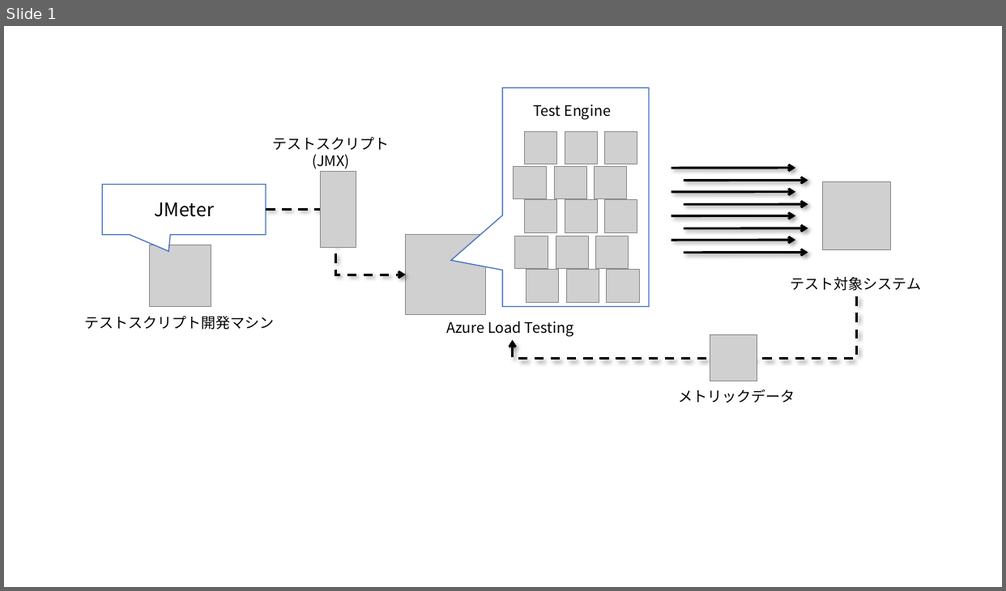
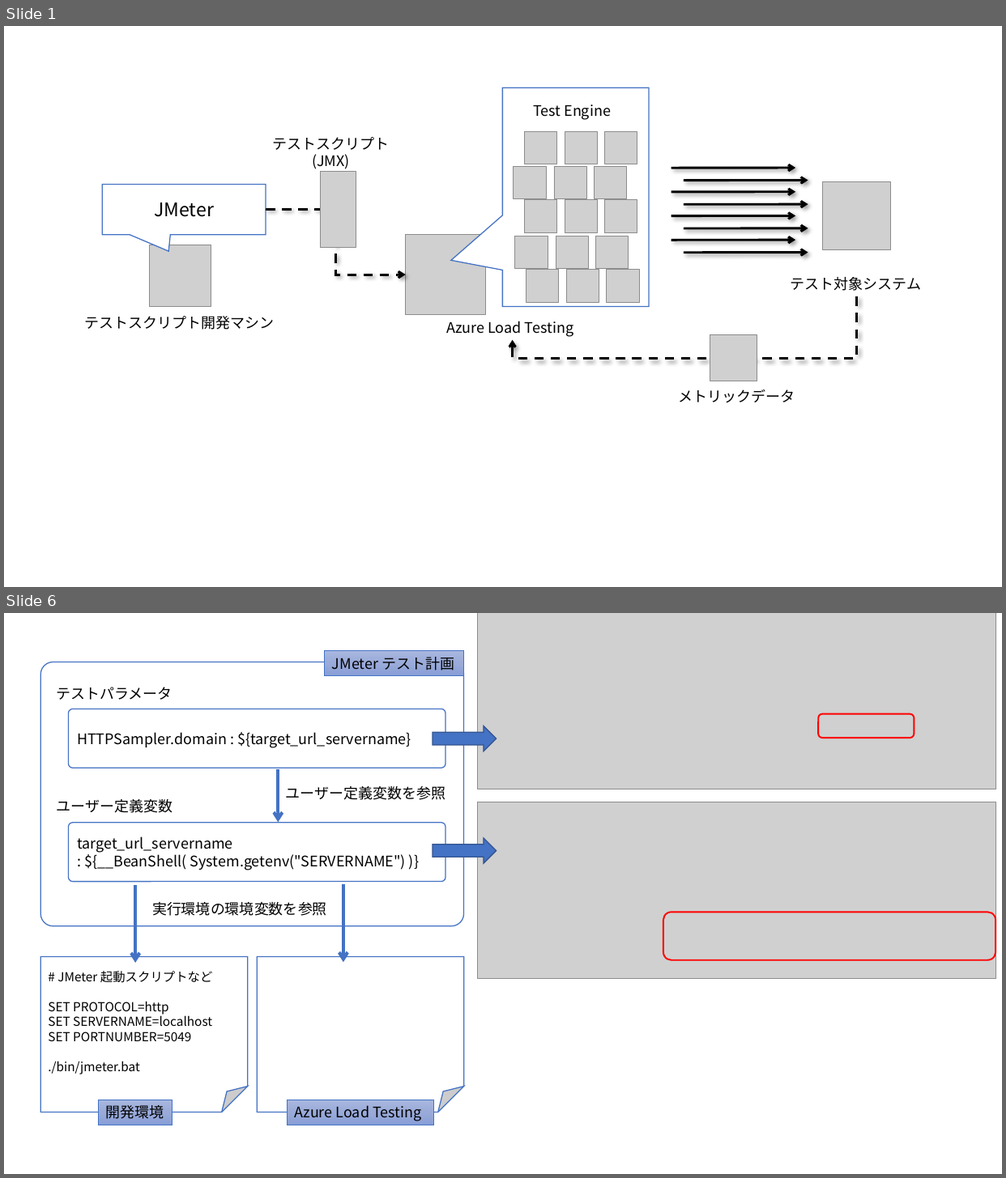
Before and after one commit to ayuina/ainaba-csa-blog, a slide deck: azure-load-testing-trial/images/figures.pptx. Shown one above the other, each under a label of ours: slide 1 before the commit, slides 1 and 6 after it; the slides between them are not shown. The pictures are 1006x591 and 1006x1178 pixels, drawn with LibreOffice and Linux fonts; fonts in the diff are those of the drawing; grey boxes stand for pictures; background and template pictures are left out. Boxes give left, top, right and bottom in pixels: in the first picture for what was removed or moved away, otherwise in the second. Text is boxed around its words. In the diff, an @@ line names an element or a change of style, - is before the commit and + after.

```diff
--- a/azure-load-testing-trial/images/figures.pptx
+++ b/azure-load-testing-trial/images/figures.pptx
@@ slide 6 added at bbox=[4, 613, 1002, 1174], background #FFFFFF @@
@@ picture added at bbox=[478, 613, 996, 790] @@
@@ rectangle added at bbox=[325, 650, 463, 676], fill gradient #A8B7DF to #9AABD9 to #889ED7, outline #4472C4 0.5 pt, 14 pt, text #000000 @@
+JMeter テスト計画
@@ rounded rectangle added at bbox=[40, 662, 463, 926], fill #FFFFFF, outline #4472C4 1 pt @@
@@ text added at bbox=[56, 687, 172, 700], 14 pt, text #000000 @@
+テストパラメータ
@@ rounded rectangle added at bbox=[68, 709, 445, 768], outline #4472C4 1 pt, 14 pt, text #000000 @@
+HTTPSampler.domain : ${target_url_servername}
@@ right arrow added at bbox=[433, 726, 496, 752], fill #4472C4, outline #325491 1 pt @@
@@ rounded rectangle added at bbox=[819, 714, 914, 738], outline #FF0000 1.5 pt @@
@@ arrow added from (278, 769) to (278, 823), #4472C4 3 pt @@
@@ text added at bbox=[56, 799, 172, 813], 14 pt, text #000000 @@
+ユーザー定義変数
@@ text added at bbox=[285, 786, 445, 800], 14 pt, text #000000 @@
+ユーザー定義変数を参照
@@ picture added at bbox=[478, 802, 996, 979] @@
@@ rounded rectangle added at bbox=[68, 823, 445, 882], outline #4472C4 1 pt, 14 pt, text #000000 @@
+target_url_servername
+: ${__BeanShell( System.getenv("SERVERNAME") )}
@@ right arrow added at bbox=[433, 838, 496, 864], fill #4472C4, outline #325491 1 pt @@
@@ arrow added from (136, 885) to (136, 964), #4472C4 3 pt @@
@@ text added at bbox=[152, 902, 327, 916], 14 pt, text #000000 @@
+実行環境の環境変数を参照
@@ arrow added from (343, 884) to (343, 963), #4472C4 3 pt @@
@@ rounded rectangle added at bbox=[663, 913, 996, 960], outline #FF0000 1.5 pt @@
@@ folded corner added at bbox=[40, 956, 247, 1112], fill #FFFFFF, outline #4472C4 1 pt, 12 pt, text #000000 @@
+# JMeter 起動スクリプトなど
+SET PROTOCOL=http
+SET SERVERNAME=localhost
+SET PORTNUMBER=5049
+./bin/jmeter.bat
@@ folded corner added at bbox=[257, 956, 463, 1112], fill #FFFFFF, outline #4472C4 1 pt @@
@@ rectangle added at bbox=[98, 1101, 172, 1126], fill gradient #A8B7DF to #9AABD9 to #889ED7, outline #4472C4 0.5 pt, 14 pt, text #000000 @@
+開発環境
@@ rectangle added at bbox=[287, 1101, 434, 1126], fill gradient #A8B7DF to #9AABD9 to #889ED7, outline #4472C4 0.5 pt, 14 pt, text #000000 @@
+Azure Load Testing
```
Also in this commit, not shown: 8 other slides added, 10 other files.
